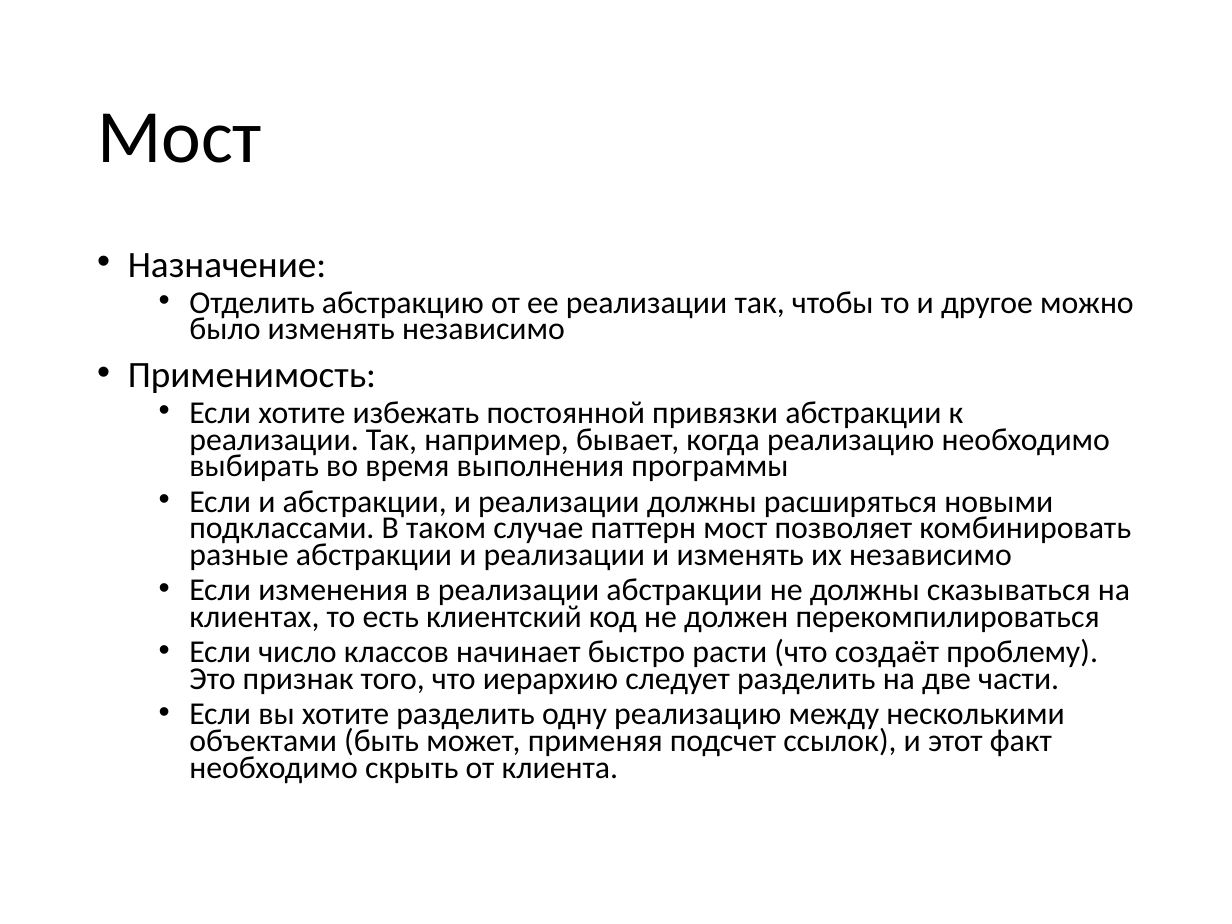
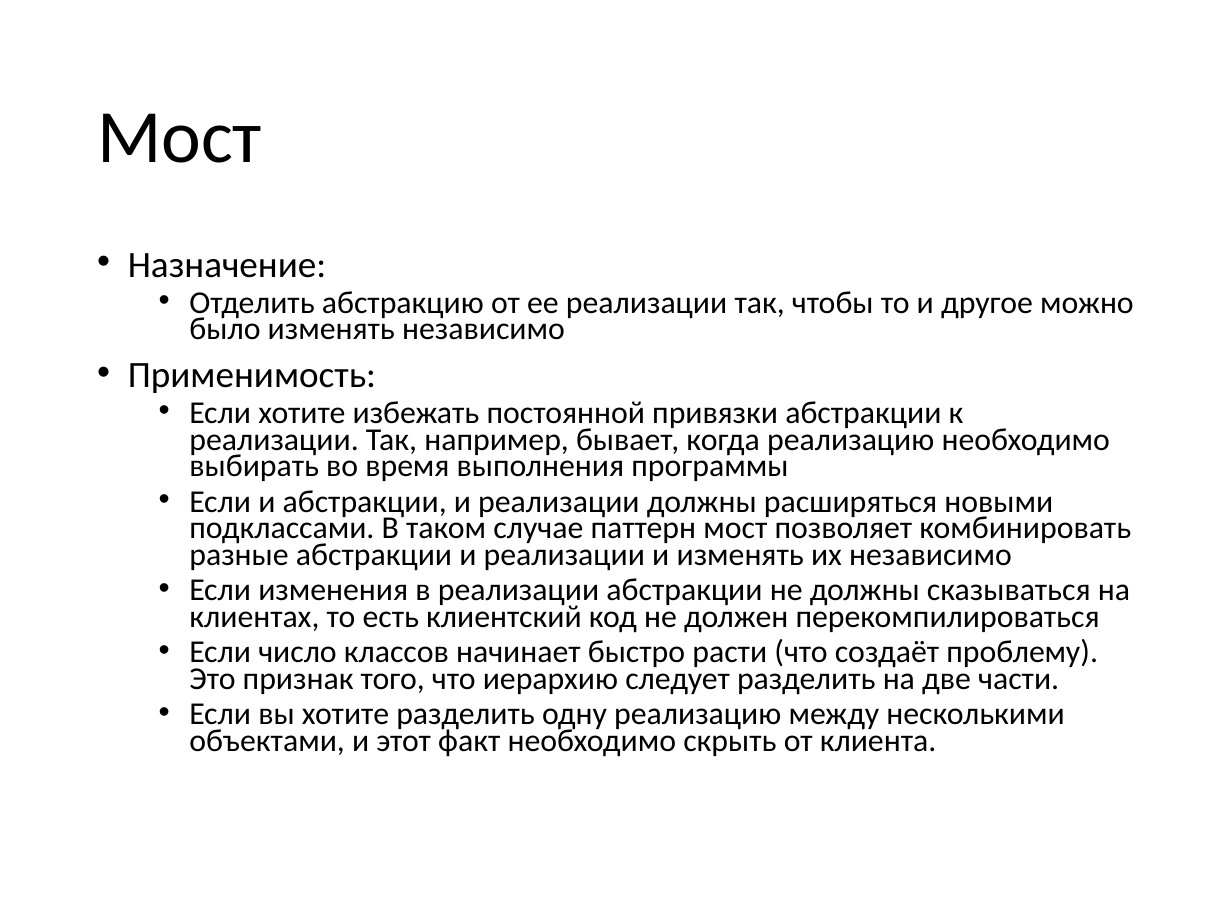
Before and after one commit to pelipas/OOP, a slide deck: slide 12 of Lecture_14_OOP_new.pptx (slide 7 before the commit). Drawn at 1232x924 pixels with LibreOffice and Linux fonts; fonts in the diff are those of the drawing. Boxes give left, top, right and bottom in pixels: in the first picture for what was removed or moved away, otherwise in the second. Text is boxed around its words. In the diff, an @@ line names an element or a change of style, - is before the commit and + after.

```diff
--- a/Lecture_14_OOP_new.pptx
+++ b/Lecture_14_OOP_new.pptx
@@ text at [189,703,1064,757]: text changed @@
-  • Если вы хотите разделить одну реализацию между несколькими объектами (быть может, применяя подсчет ссылок), и этот факт необходимо скрыть от клиента.
+  • Если вы хотите разделить одну реализацию между несколькими объектами, и этот факт необходимо скрыть от клиента.
```
Also in this commit, not shown: 3 other slides changed, 23 slides added, 4 other files.
